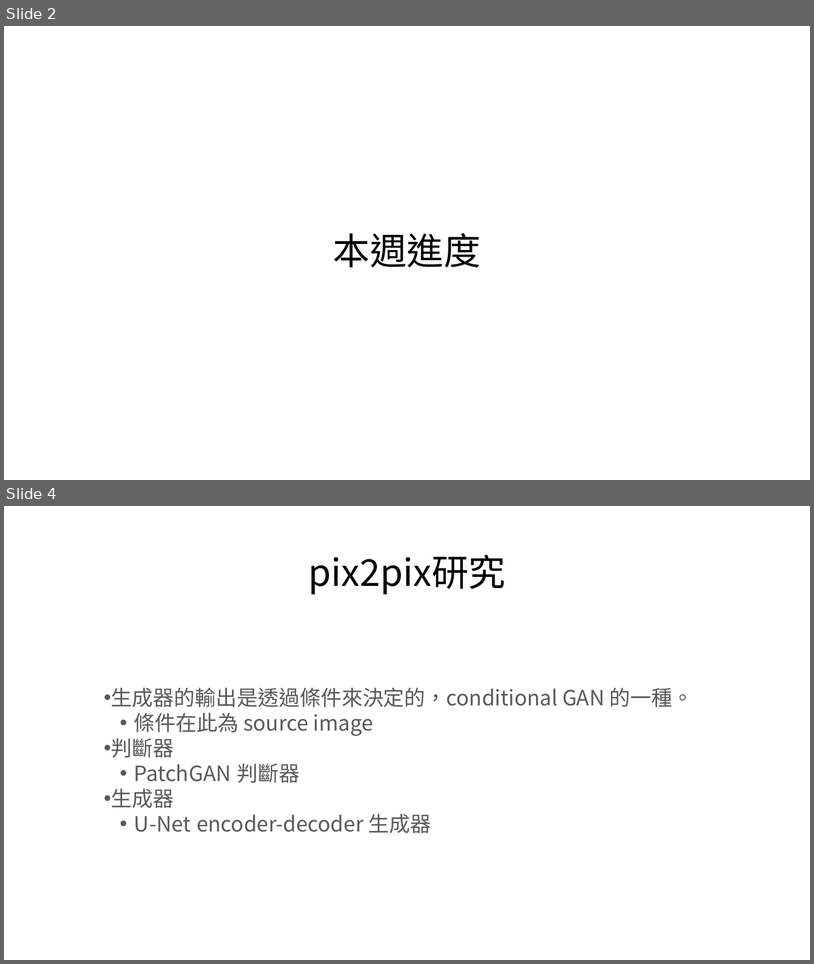
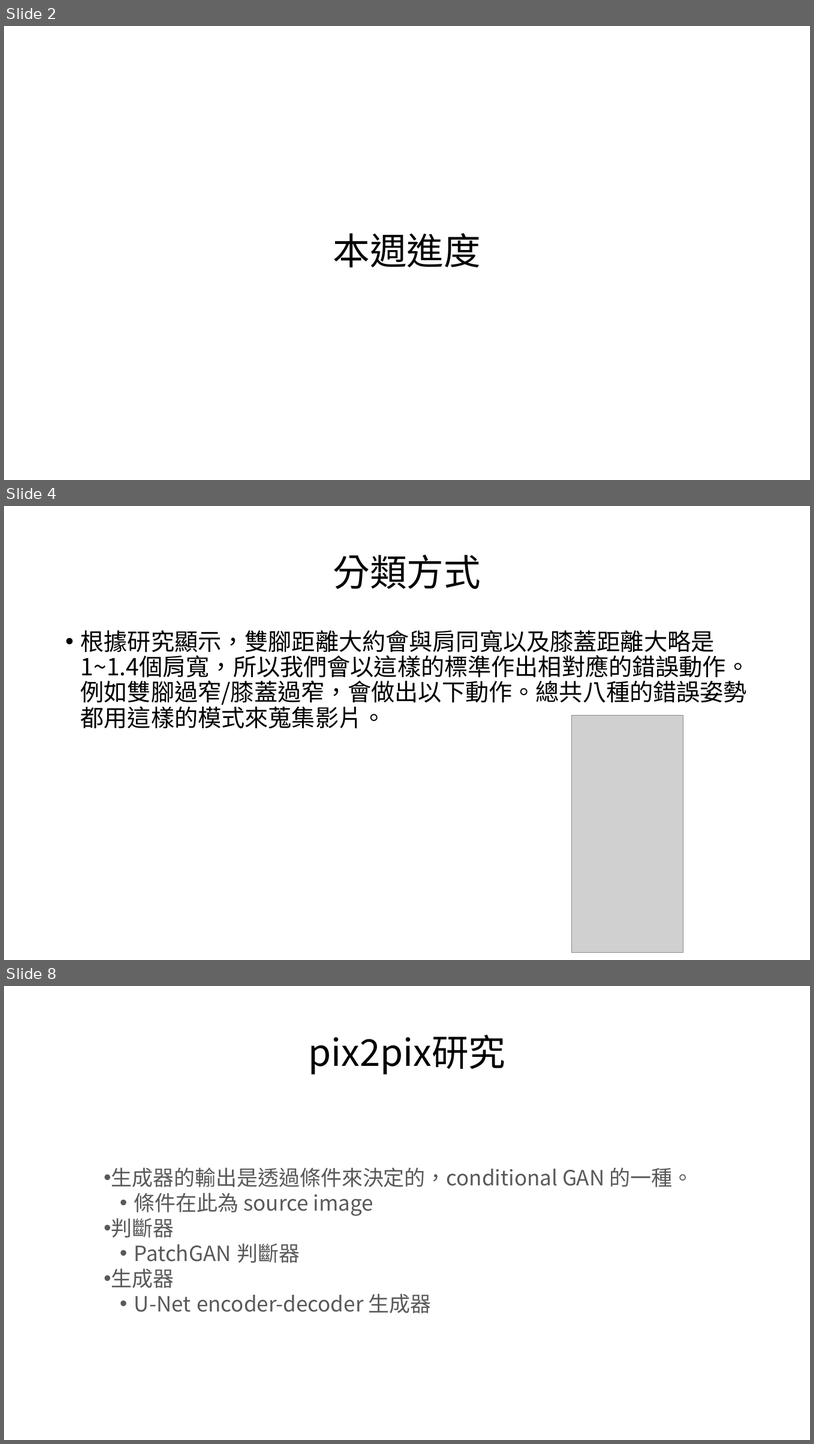
Before and after one commit to mizulun/seatpose-system, a slide deck: week21進度報告.pptx. Shown one above the other, each under a label of ours: slides 2 and 4 before the commit, slides 2, 4 and 8 after it; the slides between them are not shown. The pictures are 814x964 and 814x1444 pixels, drawn with LibreOffice and Linux fonts; fonts in the diff are those of the drawing; grey boxes stand for pictures. Boxes give left, top, right and bottom in pixels: in the first picture for what was removed or moved away, otherwise in the second. Text is boxed around its words. In the diff, an @@ line names an element or a change of style, - is before the commit and + after.

Commit message:
增加資料蒐集過程

```diff
--- a/week21進度報告.pptx
+++ b/week21進度報告.pptx
@@ slide 4 added at (x1=4, y1=506, x2=810, y2=960), background #FFFFFF @@
@@ title added at (x1=333, y1=555, x2=481, y2=589), 44 pt, text #000000 @@
+分類方式
@@ text added at (x1=81, y1=630, x2=750, y2=729), 28 pt, text #000000 @@
+• 根據研究顯示，雙腳距離大約會與肩同寬以及膝蓋距離大略是1~1.4個肩寬，所以我們會以這樣的標準作出相對應的錯誤動作。例如雙腳過窄/膝蓋過窄，會做出以下動作。總共八種的錯誤姿勢都用這樣的模式來蒐集影片。
@@ picture added at (x1=572, y1=715, x2=684, y2=952) @@
@@ what was slide 4 is now slide 8 @@
```
Also in this commit, not shown: 1 slide changed, 3 other slides added.
